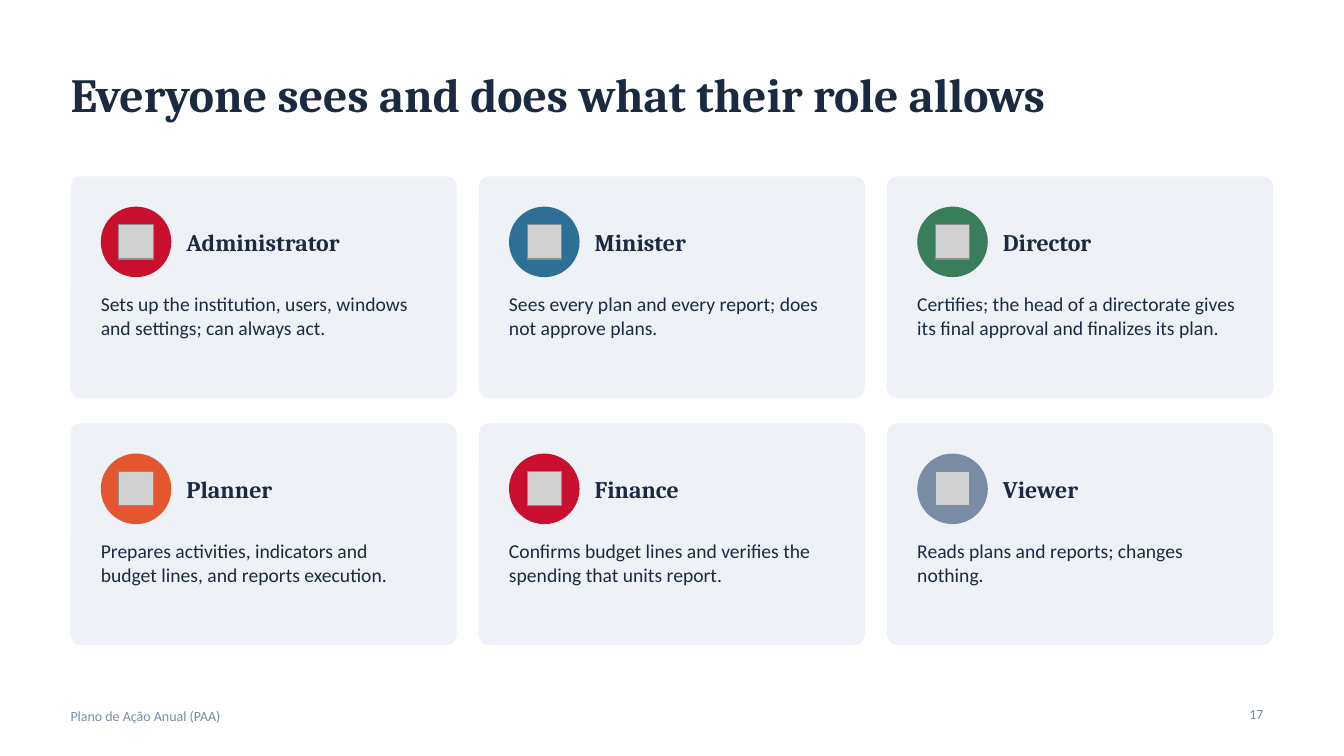
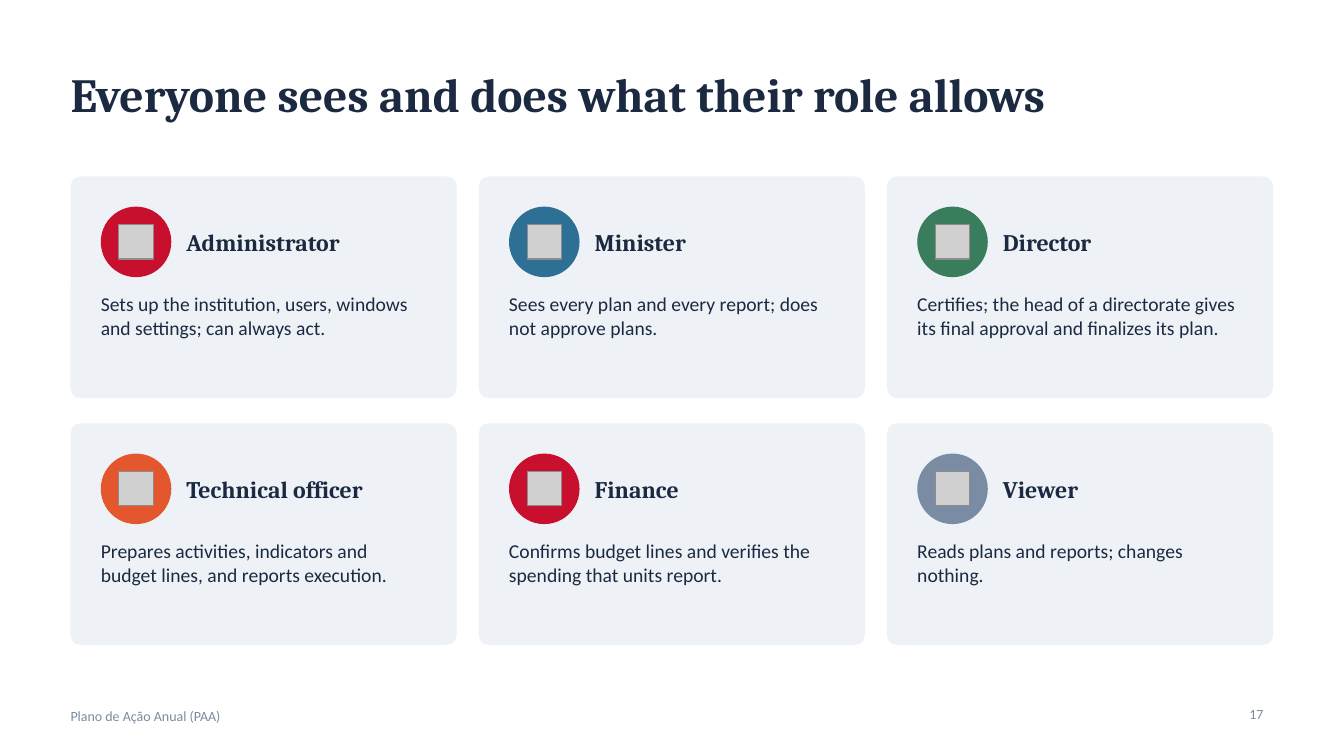
Before and after one commit to gokugohan/Sistema-de-Planeamento-Anual-e-Orsamento, a slide deck: slide 17 of docs/Sistema-PAA-apresentacao-v5.pptx. Drawn at 1344x756 pixels with LibreOffice and Linux fonts; fonts in the diff are those of the drawing; grey boxes stand for pictures. Boxes give left, top, right and bottom in pixels: in the first picture for what was removed or moved away, otherwise in the second. Text is boxed around its words. In the diff, an @@ line names an element or a change of style, - is before the commit and + after.

```diff
--- a/docs/Sistema-PAA-apresentacao-v5.pptx
+++ b/docs/Sistema-PAA-apresentacao-v5.pptx
@@ text at <box>186,481,363,498</box>: text changed @@
-Planner
+Technical officer
```
Also in this commit, not shown: 4 other slides changed, 24 other files.
